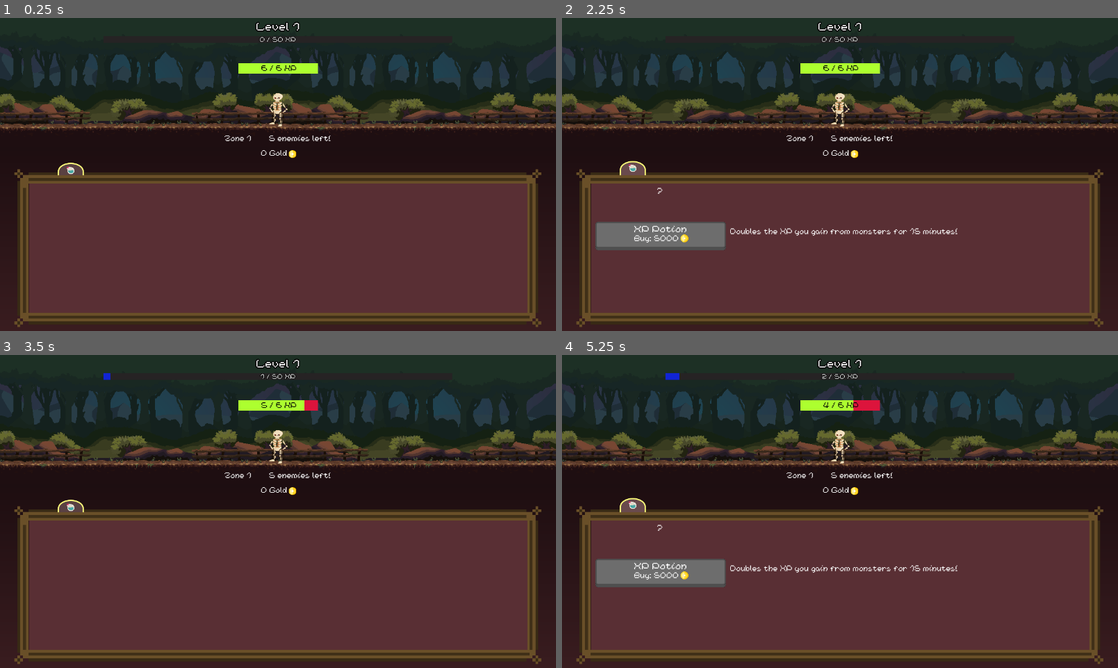
Above: before the commit, frames 1-4 (two rows, left to right).
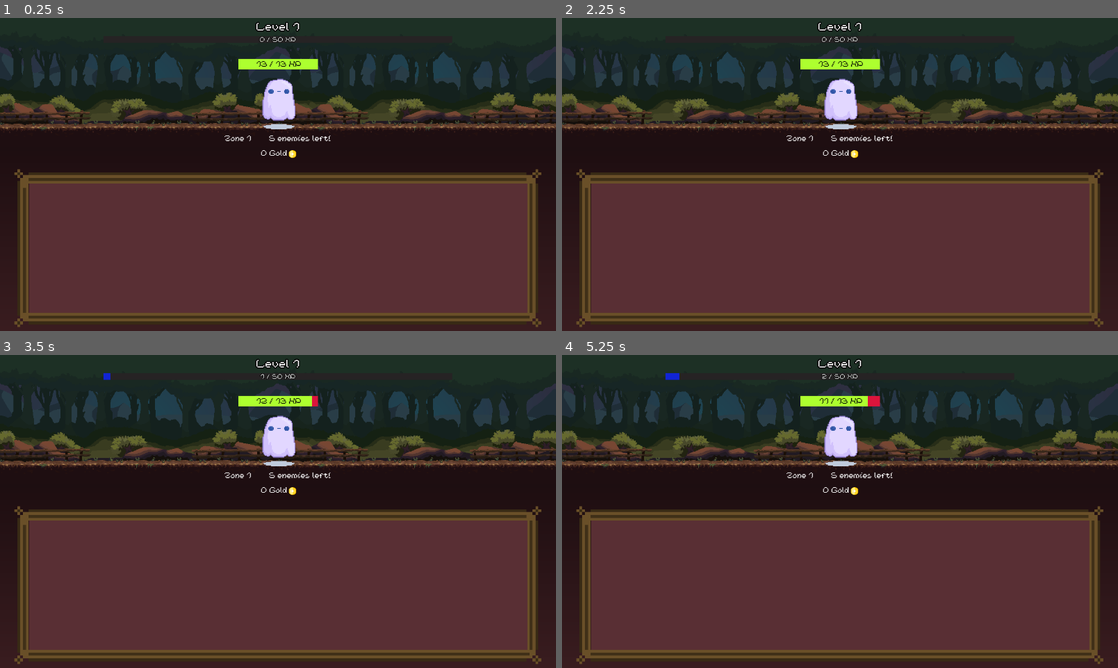
Above: after the commit, the same moments.

Repository: TTTaevas/SwordVenture
Game: Godot game, scene res://scenes/game.tscn
Two runs of this game, one before a commit and one after it. Both use one fixed random seed, a clock stepped at 60 frames per second and the inputs below.
Inputs (mouse positions are in pixels of both pictures, inside the frame that each line leads up to):
- Up to frame 1 (0.25 s): no input
- Up to frame 2 (2.25 s): click (634, 168) at 0.52 s; click (634, 168) at 1.27 s; click (634, 168) at 2.02 s
- Up to frame 3 (3.5 s): tap Enter at 2.75 s; move the mouse to (278, 448) at 2.77 s; click (278, 448) at 2.92 s
- Up to frame 4 (5.25 s): tap Space at 3.5, 5 s; move the mouse to (728, 527) at 3.52 s; click (728, 527) at 3.67 s; tap Enter at 4.25 s; move the mouse to (895, 442) at 4.27 s; click (895, 442) at 4.42 s; move the mouse to (812, 574) at 5.02 s; click (812, 574) at 5.17 s

The runs differ from the first frame. In frame 1, 1.4% of the frame differs, in the area x 10-58%, y 13-51%; in frame 2, 3.9%; in frame 3, 1.4%; in frame 4, 3.9%, in the area x 6-72%, y 13-75%.

Commit message:
commit message 2 electric boogaloo

Diff:
--- a/project.godot
+++ b/project.godot
@@ -25,6 +25,10 @@
 window/size/viewport_width=1280
 window/size/viewport_height=720
 
+[filesystem]
+
+import/blender/enabled=false
+
 [rendering]
 
 textures/canvas_textures/default_texture_filter=0
--- a/scenes/bottom/shop.tscn
+++ b/scenes/bottom/category.tscn
@@ -1,16 +1,16 @@
 [gd_scene load_steps=3 format=3 uid="uid://doqgib1stltyo"]
 
-[ext_resource type="Script" path="res://scenes/bottom/shop.gd" id="1_s5rbp"]
-[ext_resource type="LabelSettings" uid="uid://cpuux455m0mhe" path="res://font.tres" id="2_yye7i"]
+[ext_resource type="Script" path="res://scenes/bottom/category.gd" id="1_i458o"]
+[ext_resource type="LabelSettings" uid="uid://cpuux455m0mhe" path="res://font.tres" id="2_kbtap"]
 
-[node name="Shop" type="Control"]
+[node name="Category" type="Control"]
 layout_mode = 3
 anchors_preset = 15
 anchor_right = 1.0
 anchor_bottom = 1.0
 grow_horizontal = 2
 grow_vertical = 2
-script = ExtResource("1_s5rbp")
+script = ExtResource("1_i458o")
 
 [node name="Container" type="ScrollContainer" parent="."]
 layout_mode = 2
@@ -25,8 +25,10 @@
 
 [node name="Stats" type="Label" parent="Container/VContainer"]
 layout_mode = 2
-text = "?"
-label_settings = ExtResource("2_yye7i")
+text = "?
+?
+?"
+label_settings = ExtResource("2_kbtap")
 horizontal_alignment = 1
 vertical_alignment = 2
 autowrap_mode = 1
--- a/scenes/bottom/shop_category.gd
+++ b/scenes/bottom/category_button.gd
@@ -6,7 +6,7 @@
 var required_level: int
 
 func _ready():
-	name = "Shop_category_%s" % cat_name
+	name = "Cat_button_%s" % cat_name
 	$Icon.texture = load(icon if icon != "" else "res://sprites/icons/coin.png")
 	normal_position = $Icon.position.y
 
@@ -16,11 +16,11 @@
 func _pressed():
 	var parent = get_parent()
 	if button_pressed and parent.name != "root":
-		parent.find_child("Shop_selling_%s" % cat_name, false, false).show()
-		var categories = parent.find_children("Shop_category*", "", false, false).filter(func(i): return i != self)
+		parent.find_child("Category_%s" % cat_name, false, false).show()
+		var categories = parent.find_children("Cat_button*", "", false, false).filter(func(i): return i != self)
 		for category in categories:
 			if category.button_pressed:
 				category.set_pressed_no_signal(false)
-				parent.find_child("Shop_selling_%s" % category.cat_name, false, false).hide()
+				parent.find_child("Category_%s" % category.cat_name, false, false).hide()
 	else:
-		parent.find_child("Shop_selling_%s" % cat_name, false, false).hide()
+		parent.find_child("Category_%s" % cat_name, false, false).hide()
--- /dev/null
+++ b/scenes/bottom/category_button.tscn
@@ -0,0 +1,25 @@
+[gd_scene load_steps=5 format=3 uid="uid://ckv0oeyw3c2o7"]
+
+[ext_resource type="Texture2D" uid="uid://cvloyjjmu7vv2" path="res://sprites/shop/category_closed.png" id="1_10j86"]
+[ext_resource type="Texture2D" uid="uid://b5f8vqkn1asb7" path="res://sprites/shop/category_open.png" id="2_h1x6m"]
+[ext_resource type="Script" path="res://scenes/bottom/category_button.gd" id="3_oxasr"]
+[ext_resource type="Texture2D" uid="uid://c06bk3klll0wx" path="res://sprites/icons/potion.png" id="4_yffwx"]
+
+[node name="Category_button" type="TextureButton"]
+offset_right = 60.0
+offset_bottom = 33.0
+toggle_mode = true
+action_mode = 0
+keep_pressed_outside = true
+texture_normal = ExtResource("1_10j86")
+texture_pressed = ExtResource("2_h1x6m")
+script = ExtResource("3_oxasr")
+
+[node name="Icon" type="TextureRect" parent="."]
+layout_mode = 0
+offset_left = 19.0
+offset_top = 11.0
+offset_right = 531.0
+offset_bottom = 523.0
+scale = Vector2(0.04, 0.04)
+texture = ExtResource("4_yffwx")
--- a/scenes/bottom/shop_button.gd
+++ b/scenes/bottom/item.gd
@@ -1,6 +1,4 @@
 extends TextureButton
-
-signal buy(item)
 
 # Universal
 var psed := false
@@ -22,9 +20,13 @@
 var expired_effect: Callable
 
 func _ready():
-	$Item.text = i_name
+	$Name.text = i_name
 	$Description.text = i_description
 	original_dps = dps
+
+	if category == "potions":
+		self.texture_normal = load("res://sprites/shop/button-yellow.png")
+		self.texture_pressed = load("res://sprites/shop/button-yellow-pressed.png")
 
 func _process(_delta):
 	if PlayerVariables.gold < price or duration_left > 0 or level + 1 > PlayerVariables.level:
@@ -32,35 +34,25 @@
 	elif disabled == true:
 		disabled = false
 
-	$Price.text = "%s: %s" % ["Buy" if level == 0 else "Upgrade", price]
-	$Price.size = $Price.get_theme_font("font").get_string_size($Price.text)
-
-	$Item.position.x = (size.x / 2) - ($Item.size.x / 2)
-	var gs_width = $GoldSprite.texture.get_width() * $GoldSprite.scale.x
-	$Price.position.x = (size.x / 2) - ($Price.size.x / 2) - (gs_width / 2)
-	$GoldSprite.position.x = $Price.position.x + $Price.size.x + 12
-
-	if button_pressed and psed == false:
-		psed = true
-		var children := get_children().filter(func(i): return i.name != "Stats")
-		for i in children:
-			i.position.y += 5
-	elif button_pressed == false and psed:
-		psed = false
-		var children := get_children().filter(func(i): return i.name != "Stats")
-		for i in children:
-			i.position.y -= 5
-
 	if level < 1:
+		$Price.text = "Buy: %s" % price
 		if category == "swords":
 			$Stats.text = "Once equipped, it is able to deal %s damage per second!" % dps
 		else:
 			$Stats.text = ""
 	else:
 		if category == "swords":
+			$Price.text = "Upgrade: %s" % price
 			$Stats.text = "Does %s dps, will do %s if you upgrade it! Requires Level %s." % [current_dps, dps, level + 1]
 		else:
+			$Price.text = "New price: %s" % price
 			$Stats.text = "%s left!" % translate_time(duration_left)
+
+	$Name.position.x = (size.x / 2) - ($Name.size.x / 2)
+	var gs_width = $GoldSprite.texture.get_width() * $GoldSprite.scale.x
+	$Price.size = $Price.get_theme_font("font").get_string_size($Price.text)
+	$Price.position.x = (size.x / 2) - ($Price.size.x / 2) - (gs_width / 2)
+	$GoldSprite.position.x = $Price.position.x + $Price.size.x + 12
 
 	$Description.size = $Description.get_theme_font("font").get_string_size($Description.text)
 	$Description.position.x = size.x + 10
@@ -70,10 +62,25 @@
 	$Stats.position.x = size.x + 10
 	$Stats.position.y = 35
 
+	var children_on_button := get_children().filter(func(c): return c.name != "Stats" and c.name != "Description")
+	if button_pressed and psed == false:
+		psed = true
+		for i in children_on_button:
+			i.position.y += 5
+	elif button_pressed == false and psed:
+		psed = false
+		for i in children_on_button:
+			i.position.y -= 5
+
 func _pressed():
 	level += 1
+	PlayerVariables.gold -= price
+
 	if category == "swords":
-		buy.emit({"name": i_name, "price": price, "category": category, "dps": dps, "equipped": false})
+		var arr = PlayerVariables.swords.filter(func(i): return i.i_name != self.i_name)
+		arr.push_back({"i_name": self.i_name, "dps": self.dps})
+		PlayerVariables.swords = arr
+
 		price = ceil(price * 1.07)
 		current_dps = dps
 		dps += original_dps
@@ -100,5 +107,5 @@
 		s += 1
 		i -= 1
 
-	s = ("0%s" % s) if s < 10 else s
-	return "%s:%s" % [m, s]
+	var se = ("0%s" % s) if s < 10 else str(s)
+	return "%s:%s" % [m, se]
--- /dev/null
+++ b/scenes/bottom/item.tscn
@@ -0,0 +1,64 @@
+[gd_scene load_steps=9 format=3 uid="uid://dv6j7d1wb4lp8"]
+
+[ext_resource type="Texture2D" uid="uid://2qkltni53yls" path="res://sprites/shop/button-green.png" id="1_1kpuc"]
+[ext_resource type="Texture2D" uid="uid://cwqekda54104m" path="res://sprites/shop/button-green-pressed.png" id="2_kfpn4"]
+[ext_resource type="Texture2D" uid="uid://c6yy4iwyt684a" path="res://sprites/shop/button-disabled.png" id="3_0rjeu"]
+[ext_resource type="Script" path="res://scenes/bottom/item.gd" id="4_dx3o4"]
+[ext_resource type="FontFile" uid="uid://kr3d464f7640" path="res://NineteenNinetySix-lWzq.ttf" id="5_20twl"]
+[ext_resource type="LabelSettings" uid="uid://cpuux455m0mhe" path="res://font.tres" id="6_mtfhp"]
+[ext_resource type="Texture2D" uid="uid://dsurnabs8anjd" path="res://sprites/icons/coin.png" id="7_qq4lu"]
+
+[sub_resource type="LabelSettings" id="LabelSettings_ltf2n"]
+line_spacing = 2.0
+font = ExtResource("5_20twl")
+font_size = 20
+
+[node name="Item" type="TextureButton"]
+offset_right = 40.0
+offset_bottom = 40.0
+keep_pressed_outside = true
+texture_normal = ExtResource("1_1kpuc")
+texture_pressed = ExtResource("2_kfpn4")
+texture_disabled = ExtResource("3_0rjeu")
+script = ExtResource("4_dx3o4")
+
+[node name="Name" type="Label" parent="."]
+layout_mode = 0
+offset_left = 122.0
+offset_top = 8.0
+offset_right = 174.0
+offset_bottom = 31.0
+text = "Item"
+label_settings = SubResource("LabelSettings_ltf2n")
+
+[node name="Price" type="Label" parent="."]
+layout_mode = 0
+offset_left = 111.0
+offset_top = 31.0
+offset_right = 165.0
+offset_bottom = 54.0
+text = "Price"
+label_settings = ExtResource("6_mtfhp")
+
+[node name="GoldSprite" type="Sprite2D" parent="."]
+position = Vector2(177, 38)
+scale = Vector2(0.035, 0.035)
+texture = ExtResource("7_qq4lu")
+
+[node name="Stats" type="Label" parent="."]
+layout_mode = 0
+offset_left = 350.0
+offset_top = 24.0
+offset_right = 459.0
+offset_bottom = 47.0
+text = "Some stats"
+label_settings = ExtResource("6_mtfhp")
+
+[node name="Description" type="Label" parent="."]
+layout_mode = 0
+offset_left = 94.0
+offset_top = 93.0
+offset_right = 359.0
+offset_bottom = 197.0
+text = "The item's epic description!"
+label_settings = ExtResource("6_mtfhp")
--- a/scenes/bottom/shop_button.tscn
+++ /dev/null
@@ -1,64 +0,0 @@
-[gd_scene load_steps=9 format=3 uid="uid://dv6j7d1wb4lp8"]
-
-[ext_resource type="Texture2D" uid="uid://2qkltni53yls" path="res://sprites/button.png" id="1_q7po2"]
-[ext_resource type="Texture2D" uid="uid://cwqekda54104m" path="res://sprites/button-pressed.png" id="2_is6mq"]
-[ext_resource type="Texture2D" uid="uid://c6yy4iwyt684a" path="res://sprites/button-disabled.png" id="3_tepil"]
-[ext_resource type="Script" path="res://scenes/bottom/shop_button.gd" id="4_6fwbr"]
-[ext_resource type="FontFile" uid="uid://kr3d464f7640" path="res://NineteenNinetySix-lWzq.ttf" id="5_j1y8c"]
-[ext_resource type="LabelSettings" uid="uid://cpuux455m0mhe" path="res://font.tres" id="6_6b5uk"]
-[ext_resource type="Texture2D" uid="uid://dsurnabs8anjd" path="res://sprites/icons/coin.png" id="7_4gwl3"]
-
-[sub_resource type="LabelSettings" id="LabelSettings_ltf2n"]
-line_spacing = 2.0
-font = ExtResource("5_j1y8c")
-font_size = 20
-
-[node name="Shop_button" type="TextureButton"]
-offset_right = 40.0
-offset_bottom = 40.0
-keep_pressed_outside = true
-texture_normal = ExtResource("1_q7po2")
-texture_pressed = ExtResource("2_is6mq")
-texture_disabled = ExtResource("3_tepil")
-script = ExtResource("4_6fwbr")
-
-[node name="Item" type="Label" parent="."]
-layout_mode = 0
-offset_left = 122.0
-offset_top = 8.0
-offset_right = 174.0
-offset_bottom = 31.0
-text = "Item"
-label_settings = SubResource("LabelSettings_ltf2n")
-
-[node name="Price" type="Label" parent="."]
-layout_mode = 0
-offset_left = 111.0
-offset_top = 31.0
-offset_right = 165.0
-offset_bottom = 54.0
-text = "Price"
-label_settings = ExtResource("6_6b5uk")
-
-[node name="GoldSprite" type="Sprite2D" parent="."]
-position = Vector2(177, 38)
-scale = Vector2(0.035, 0.035)
-texture = ExtResource("7_4gwl3")
-
-[node name="Stats" type="Label" parent="."]
-layout_mode = 0
-offset_left = 350.0
-offset_top = 24.0
-offset_right = 459.0
-offset_bottom = 47.0
-text = "Some stats"
-label_settings = ExtResource("6_6b5uk")
-
-[node name="Description" type="Label" parent="."]
-layout_mode = 0
-offset_left = 94.0
-offset_top = 93.0
-offset_right = 359.0
-offset_bottom = 197.0
-text = "The item's epic description!"
-label_settings = ExtResource("6_6b5uk")
--- a/scenes/bottom/shop_category.tscn
+++ /dev/null
@@ -1,25 +0,0 @@
-[gd_scene load_steps=5 format=3 uid="uid://ckv0oeyw3c2o7"]
-
-[ext_resource type="Texture2D" uid="uid://cvloyjjmu7vv2" path="res://sprites/category_closed.png" id="1_d4ew0"]
-[ext_resource type="Texture2D" uid="uid://b5f8vqkn1asb7" path="res://sprites/category_open.png" id="2_jyt82"]
-[ext_resource type="Script" path="res://scenes/bottom/shop_category.gd" id="3_6al8e"]
-[ext_resource type="Texture2D" uid="uid://c06bk3klll0wx" path="res://sprites/icons/potion.png" id="4_egnbv"]
-
-[node name="Shop_category" type="TextureButton"]
-offset_right = 60.0
-offset_bottom = 33.0
-toggle_mode = true
-action_mode = 0
-keep_pressed_outside = true
-texture_normal = ExtResource("1_d4ew0")
-texture_pressed = ExtResource("2_jyt82")
-script = ExtResource("3_6al8e")
-
-[node name="Icon" type="TextureRect" parent="."]
-layout_mode = 0
-offset_left = 19.0
-offset_top = 11.0
-offset_right = 531.0
-offset_bottom = 523.0
-scale = Vector2(0.04, 0.04)
-texture = ExtResource("4_egnbv")
--- a/scenes/bottom_screen.gd
+++ b/scenes/bottom_screen.gd
@@ -1,14 +1,11 @@
 extends Node2D
-
-signal gold_change
 
 var categories = [
 	{"name": "swords", "sprite": "res://sprites/icons/sword.png", "required_level": 2}, #2
-	{"name": "potions", "sprite": "res://sprites/icons/potion.png", "required_level": 1}, #4
+	{"name": "potions", "sprite": "res://sprites/icons/potion.png", "required_level": 4}, #4
 	{"name": "scrolls", "sprite": "res://sprites/icons/scroll.png", "required_level": 10}, #10
 	{"name": "enchantments", "sprite": "res://sprites/icons/spark.png", "required_level": 20}, #20
 ]
-var shop_category = preload("res://scenes/bottom/shop_category.tscn")
 
 var items = [
 	{"category": "swords", "price": 5, "dps": 1, "i_name": "Wooden Stick", #5 #1
@@ -24,74 +21,77 @@
 	{"category": "swords", "price": 12000, "dps": 150, "i_name": "Sapphire Sword",
 	"i_description": "Infused with magic, this sword shoots waves."},
 
-	{"category": "potions", "price": 5000, "duration": 15 * 60, "i_name": "XP Potion",
+	{"category": "potions", "price": 5000, "duration": 15 * 60, "i_name": "Potion of Experience",
 	"i_description": "Doubles the XP you gain from monsters for 15 minutes!",
 	"effect": func(): PlayerVariables.xp_effects.push_back(2),
 	"expired_effect": func(): PlayerVariables.xp_effects.remove_at(PlayerVariables.xp_effects.find(2))},
+	{"category": "potions", "price": 10000, "duration": 10 * 60, "i_name": "Witch's Beverage",
+	"i_description": "For 10 minutes, monsters you kill will turn into 20% more gold!",
+	"effect": func(): PlayerVariables.gold_effects.push_back(1.2),
+	"expired_effect": func(): PlayerVariables.gold_effects.remove_at(PlayerVariables.gold_effects.find(1.2))},
+	{"category": "potions", "price": 15000, "duration": 30 * 60, "i_name": "Envy's Blood",
+	"i_description": "When tapping an enemy, inflict an additional amount of damage worth 1% of your gold, for 30 minutes!",
+	"effect": func(): PlayerVariables.misc_effects.push_back("Envy's Blood"),
+	"expired_effect": func(): PlayerVariables.misc_effects.remove_at(PlayerVariables.gold_effects.find("Envy's Blood"))},
 ]
-var shop_item = preload("res://scenes/bottom/shop_button.tscn")
 
-var shop_selling = preload("res://scenes/bottom/shop.tscn")
-
-var bought_items = []
+var category_button_scene = preload("res://scenes/bottom/category_button.tscn")
+var category_scene = preload("res://scenes/bottom/category.tscn")
+var item_scene = preload("res://scenes/bottom/item.tscn")
 
 func _ready():
 	$Background.position = Vector2(0, 0)
 
 	for cat in categories:
-		var category = shop_category.instantiate()
+		var category = category_button_scene.instantiate()
 		category.cat_name = cat["name"]
 		category.icon = cat["sprite"]
 		category.required_level = cat["required_level"]
 		category.hide()
 		add_child(category)
 
-		var shop = shop_selling.instantiate()
-		shop.name = "Shop_selling_%s" % cat["name"]
+		var shop = category_scene.instantiate()
+		shop.name = "Category_%s" % cat["name"]
 		shop.category = cat["name"]
 		shop.hide()
 		add_child(shop)
 
-		var id = 0
 		var filtered_items = items.filter(func(item): return item.category == cat["name"])
 		for i in filtered_items:
-			id += 1
-
-			var item = shop_item.instantiate()
-			item.name = "item_%s" % id
+			var item = item_scene.instantiate()
+			item.name = "Item_%s" % i["i_name"]
 			item.category = cat["name"]
 
 			var keys = i.keys()
 			for key in keys:
 				item[key] = i[key]
-
-			item.connect("buy", buy)
 			shop.find_child("VContainer", true, false).add_child(item)
 
-			# Cheat for vertical scrollbar
-			var separator = TextureRect.new()
-			separator.name = "separator_%s-%s" % [cat["name"], id]
-			separator.mouse_filter = separator.MOUSE_FILTER_IGNORE
-			separator.texture = GradientTexture2D.new()
-			separator.texture.set_height(10 if id != len(filtered_items) else 60)
-			separator.texture.gradient = Gradient.new()
-			separator.texture.gradient.colors = PackedColorArray([Color(0,0,0,0), Color(0,0,0,0)])
-			shop.find_child("VContainer", true, false).add_child(separator)
+		if len(filtered_items) > 0:
+			var separator_h = TextureRect.new()
+			separator_h.mouse_filter = separator_h.MOUSE_FILTER_IGNORE
+			separator_h.texture = GradientTexture2D.new()
+			separator_h.texture.gradient = Gradient.new()
+			separator_h.texture.gradient.colors = PackedColorArray([Color(0,0,0,0), Color(0,0,0,0)])
+			var separator_v = TextureRect.new()
+			separator_v.mouse_filter = separator_h.mouse_filter
+			separator_v.texture = GradientTexture2D.new()
+			separator_v.texture.gradient = Gradient.new()
+			separator_v.texture.gradient.colors = PackedColorArray([Color(0,0,0,0), Color(0,0,0,0)])
 
-		# Cheat for horizontal scrollbar
-		if len(filtered_items) > 0:
+			# Cheat for horizontal scrollbar
 			filtered_items.sort_custom(func(a, b): return len(a.i_description) > len(b.i_description))
 			var l = filtered_items[0]
-			var x = shop.find_children("item_*", "", true, false)[0].get_theme_font("font").get_string_size(l.i_description).x
-			var separator = TextureRect.new()
-			separator.name = "separator_%s-horizontal" % cat["name"]
-			separator.mouse_filter = separator.MOUSE_FILTER_IGNORE
-			separator.texture = GradientTexture2D.new()
-			separator.texture.set_width(x * 2)
-			separator.texture.set_height(1)
-			separator.texture.gradient = Gradient.new()
-			separator.texture.gradient.colors = PackedColorArray([Color(0,0,0,0), Color(0,0,0,0)])
-			shop.find_child("Container", true, false).add_child(separator)
+			var x = shop.find_children("Item_*", "", true, false)[0].get_theme_font("font").get_string_size(l.i_description).x
+			separator_h.name = "Separator_%s-horizontal" % cat["name"]
+			separator_h.texture.set_height(2)
+			separator_h.texture.set_width(x * 2)
+			shop.find_child("Container", true, false).add_child(separator_h)
+
+			# Cheat for vertical scrollbar
+			separator_v.name = "Separator_%s-%s" % [cat["name"], separator_v.get_instance_id()]
+			separator_v.texture.set_height(50 + (len(filtered_items) * 10))
+			shop.find_child("VContainer", true, false).add_child(separator_v)
 
 func _process(_delta):
 	var screen := get_viewport_rect().size
@@ -114,7 +114,7 @@
 	$ShopBackground.size = ($ShopBorder.size - Vector2(i * 2, i * 2)) * $ShopBorder.scale
 	$ShopBackground.position = ($ShopBorder.position) + Vector2(i, i) * $ShopBorder.scale
 
-	var shops = find_children("Shop_selling_*", "Control", true, false)
+	var shops = find_children("Category_*", "Control", true, false)
 	for shop in shops.filter(func(shop): return shop.is_visible()):
 		var container = shop.find_child("Container")
 		container.size = $ShopBackground.size
@@ -127,7 +127,7 @@
 
 	for e in len(categories):
 		var cat = categories[e]
-		var button = find_child("Shop_category_%s" % cat["name"], false, false)
+		var button = find_child("Cat_button_%s" % cat["name"], false, false)
 
 		if (button.is_visible() == false and PlayerVariables.level >= button.required_level):
 			button.show()
@@ -138,15 +138,8 @@
 		button.position.x = x
 		button.position.y = $ShopBorder.position.y - 18 + (($ShopBorder.scale.y - 0.75) * 18)
 
-		var shop_items = shops.filter(func(s): return s.category == cat["name"])[0].find_child("VContainer", true, false).get_children().filter(func(i): return "separator" not in i.name)
+		var shop_items = shops.filter(func(s): return s.category == cat["name"])[0].find_child("VContainer", true, false).get_children().filter(func(i): return "Separator" not in i.name)
 		for index in len(shop_items):
 			var item = shop_items[index]
 			item.position.x = 10
 			item.position.y = 10 + (index * (item.size.y * 1.2))
-
-func buy(item):
-	gold_change.emit(item.price)
-
-	var arr = bought_items.filter(func(i): return i.name != item.name)
-	arr.push_back(item)
-	bought_items = arr
--- a/scenes/enemy_screen.gd
+++ b/scenes/enemy_screen.gd
@@ -1,6 +1,4 @@
 extends Node2D
-
-signal gold_change
 
 var enemy_scene = preload("res://scenes/top/enemy.tscn")
 var enemies_left = 0
@@ -27,7 +25,7 @@
 func pacification(method, e):
 	if method == "death":
 		PlayerVariables.enemies_killed += 1
-		gold_change.emit(max(1, round(e.max_health / 10)))
+		PlayerVariables.gain_gold(max(1, round(e.max_health / 10)))
 		PlayerVariables.gain_experience(PlayerVariables.zone)
 	elif method == "flee":
 		var enemy = e.duplicate()
--- a/scenes/game.gd
+++ b/scenes/game.gd
@@ -1,10 +1,6 @@
 extends Node2D
 
 var game_clock = 0
-
-func _ready():
-	$Enemy_screen.connect("gold_change", func(i): PlayerVariables.gold += i)
-	$Bottom_screen.connect("gold_change", func(i): PlayerVariables.gold -= i)
 
 func _process(delta):
 	game_clock += delta
@@ -12,11 +8,8 @@
 		game_clock = 0
 
 		var dps := 0.0
-		var items = $Bottom_screen.bought_items
-
-		var swords = items.filter(func(item): return item.category == "swords" and item.equipped == false)
-		for i in swords:
-			dps += i.dps
+		for sword in PlayerVariables.swords:
+			dps += sword.dps
 
 		var aps := dps
 		if aps > 100:
--- a/scenes/player_variables.gd
+++ b/scenes/player_variables.gd
@@ -1,10 +1,11 @@
 extends Node
+
+var misc_effects = []
 
 var level := 1
 var experience := 0
 var max_experience := 50
 var xp_effects := []
-
 func gain_experience(xp):
 	for effect in xp_effects:
 		xp *= effect
@@ -18,6 +19,14 @@
 		xp -= 1
 
 var gold := 0
+var gold_effects := []
+func gain_gold(g):
+	for effect in gold_effects:
+		g *= effect
+
+	while g > 0:
+		gold += 1
+		g -= 1
 
 var zone := 1
 var enemies_to_progress := 5
@@ -28,3 +37,4 @@
 var damage_per_second := 0
 var damage_per_attack := 0
 var attacks_per_second := 0
+var swords = []
--- a/scenes/top/enemy.gd
+++ b/scenes/top/enemy.gd
@@ -132,6 +132,8 @@
 	if ev is InputEventMouseButton and ev.button_index == MOUSE_BUTTON_LEFT:
 		if ev.pressed and mouse_on_sprite and health > 0 and not fleeing:
 			health -= PlayerVariables.level
+			if "Envy's Blood" in PlayerVariables.misc_effects:
+				health -= floor(PlayerVariables.gold * 0.01)
 			PlayerVariables.gain_experience(1)
 
 			var click_time := Time.get_unix_time_from_system()
Renamed: scenes/bottom/shop.gd -> scenes/bottom/category.gd
Binary file removed: sprites/button.png
Binary file removed: sprites/carpet.jpg
Renamed: sprites/borders.png -> sprites/shop/borders.png
Not shown, changed: sprites/shop/borders.png.import
Renamed: sprites/button-disabled.png -> sprites/shop/button-disabled.png
Not shown, changed: sprites/shop/button-disabled.png.import
Renamed: sprites/button-pressed.png -> sprites/shop/button-green-pressed.png
Not shown, changed: sprites/shop/button-green-pressed.png.import
Binary file added: sprites/shop/button-green.png
Not shown, changed: sprites/shop/button-green.png.import
Binary file added: sprites/shop/button-red-pressed.png
(and 11 more such lines)
